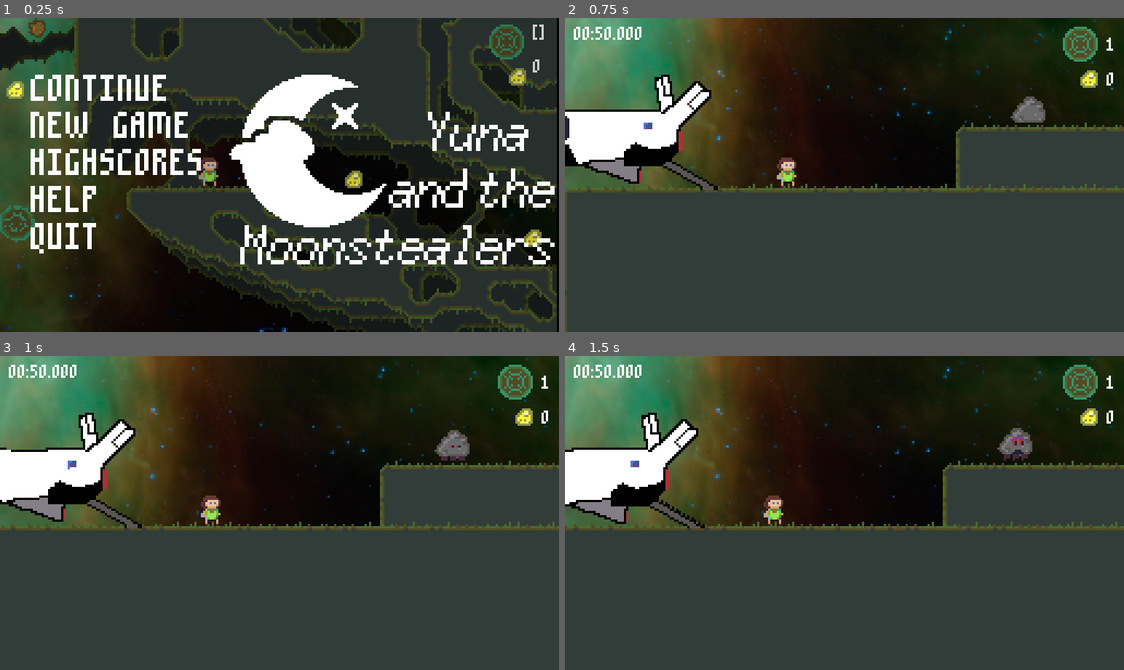
Above: before the commit, frames 1-4 (two rows, left to right).
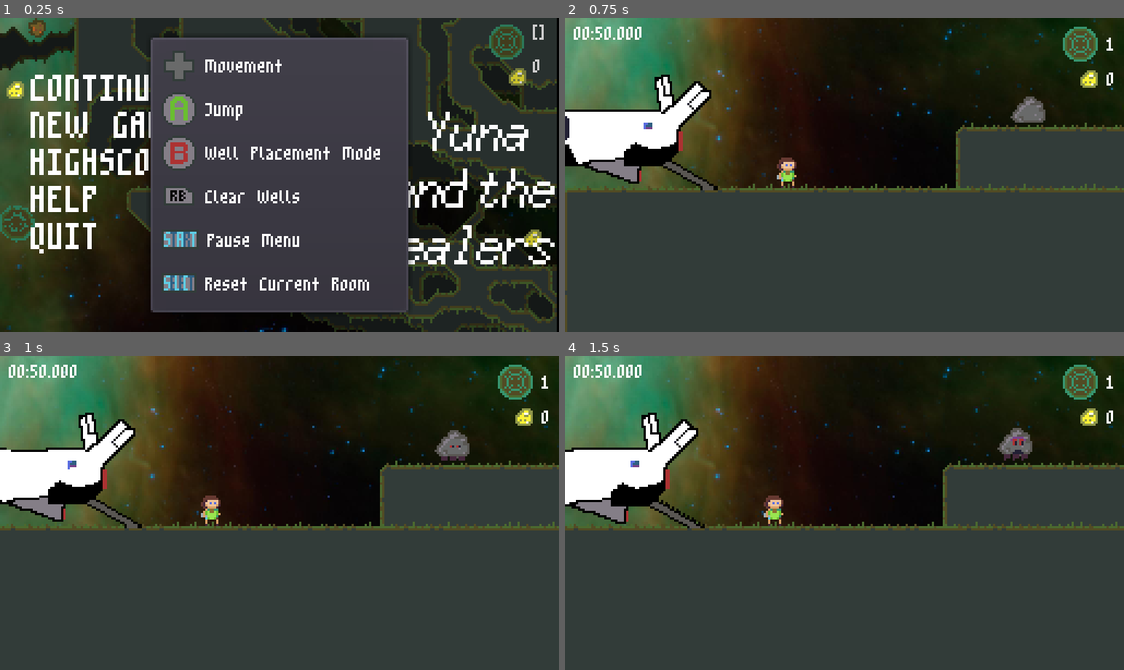
Above: after the commit, the same moments.

Repository: markopolojorgensen/github-gameoff-2020
Game: Godot game, scene res://game.tscn
Two runs of this game, one before a commit and one after it. Both use one fixed random seed, a clock stepped at 60 frames per second and the inputs below. The engine's default icon, where the game draws it, is replaced by a stand-in: a white triangle on a blue panel in a dark square. Sound files missing from this copy of the repository are replaced by a short silence.
Inputs (mouse positions are in pixels of both pictures, inside the frame that each line leads up to):
- Up to frame 1 (0.25 s): no input
- Up to frame 2 (0.75 s): tap Enter (ui_accept) at 0.5 s; drag from (581, 90) to (900, 105) at 0.52 s
- Up to frame 3 (1 s): no input
- Up to frame 4 (1.5 s): drag from (732, 528) to (799, 437) at 1.27 s

The runs differ from the first frame. In frame 1, 33% of the frame differs, in the area x 26-74%, y 6-94%; in frame 2, nothing differs; in frame 3, nothing differs; in frame 4, nothing differs.

Commit message:
added right bumper clear wells

Diff:
--- a/menu/help_menu.tscn
+++ b/menu/help_menu.tscn
@@ -8,8 +8,9 @@
 [ext_resource path="res://assets/buttons/dpad_or_joystick_1.png" type="Texture" id=6]
 [ext_resource path="res://assets/buttons/dpad_or_joystick_0.png" type="Texture" id=7]
 [ext_resource path="res://assets/buttons/dpad_or_joystick_2.png" type="Texture" id=8]
+[ext_resource path="res://assets/buttons/right-bumper.png" type="Texture" id=9]
 
-[sub_resource type="AnimatedTexture" id=3]
+[sub_resource type="AnimatedTexture" id=1]
 frames = 3
 fps = 0.8
 frame_0/texture = ExtResource( 7 )
@@ -26,7 +27,6 @@
 pause_mode = 2
 
 [node name="control" type="Control" parent="."]
-visible = false
 anchor_left = 0.5
 anchor_top = 0.5
 anchor_right = 0.5
@@ -46,9 +46,9 @@
 anchor_right = 0.5
 anchor_bottom = 0.5
 margin_left = -61.0
-margin_top = -55.0
+margin_top = -65.0
 margin_right = 61.0
-margin_bottom = 55.0
+margin_bottom = 65.0
 __meta__ = {
 "_edit_use_anchors_": false
 }
@@ -57,7 +57,7 @@
 margin_left = 7.0
 margin_top = 7.0
 margin_right = 115.0
-margin_bottom = 103.0
+margin_bottom = 123.0
 
 [node name="h_box_container2" type="HBoxContainer" parent="control/panel_container/v_box_container"]
 margin_right = 108.0
@@ -118,10 +118,30 @@
 text = "Well Placement Mode"
 align = 1
 
-[node name="h_box_container5" type="HBoxContainer" parent="control/panel_container/v_box_container"]
+[node name="h_box_container7" type="HBoxContainer" parent="control/panel_container/v_box_container"]
 margin_top = 60.0
 margin_right = 108.0
 margin_bottom = 76.0
+
+[node name="texture_rect" type="TextureRect" parent="control/panel_container/v_box_container/h_box_container7"]
+margin_right = 16.0
+margin_bottom = 16.0
+texture = ExtResource( 9 )
+
+[node name="label4" type="Label" parent="control/panel_container/v_box_container/h_box_container7"]
+margin_left = 20.0
+margin_top = 3.0
+margin_right = 64.0
+margin_bottom = 13.0
+size_flags_horizontal = 4
+custom_fonts/font = SubResource( 2 )
+text = "Clear Wells"
+align = 1
+
+[node name="h_box_container5" type="HBoxContainer" parent="control/panel_container/v_box_container"]
+margin_top = 80.0
+margin_right = 108.0
+margin_bottom = 96.0
 
 [node name="texture_rect" type="TextureRect" parent="control/panel_container/v_box_container/h_box_container5"]
 margin_right = 17.0
@@ -139,9 +159,9 @@
 align = 1
 
 [node name="h_box_container6" type="HBoxContainer" parent="control/panel_container/v_box_container"]
-margin_top = 80.0
+margin_top = 100.0
 margin_right = 108.0
-margin_bottom = 96.0
+margin_bottom = 116.0
 
 [node name="texture_rect" type="TextureRect" parent="control/panel_container/v_box_container/h_box_container6"]
 margin_right = 16.0
Binary file added: assets/buttons/right-bumper.png
Not shown, added: assets/buttons/right-bumper.png.import
Not shown: 2 places in menu/help_menu.tscn that only renumber resources
